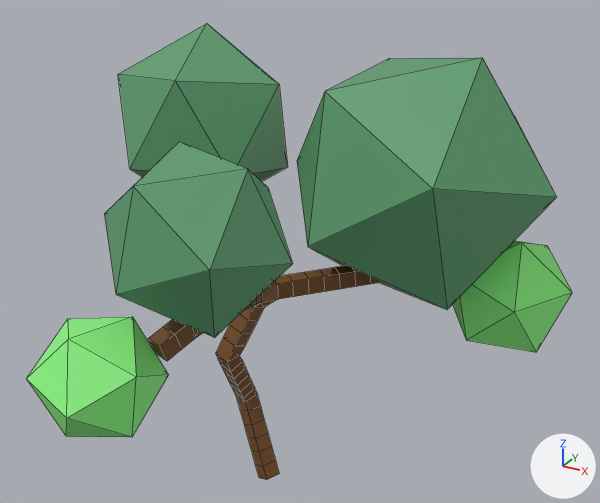
A saved change to the Blender file src/models/Tree.blend.
Camera for both pictures: a 50 mm camera at (11.5, -18.82, 17.68) aimed at (0.84, 0.55, 7.99). Arrows for +X, +Y and +Z are at lower right; the lights stay in place. Mesh edges are drawn as thin lines.

Script lines for the objects in view, before the commit:
```python
ob_branch = bpy.data.objects.new('Branch', me_cube)
ob_branch.location = (0.0, 0.0, 0.0)
ob_icosphere = bpy.data.objects.new('Icosphere', me_icosphere_001)
ob_icosphere.location = (-0.66, -6.46, 7.16)
ob_icosphere.rotation_euler = (0.524, 0.0, 0.0)  # degrees (30, 0, 0)
ob_icosphere.scale = (1.62, 1.62, 1.62)
ob_icosphere_002 = bpy.data.objects.new('Icosphere.002', me_icosphere_003)
ob_icosphere_002.location = (5.92, 4.77, 6.05)
ob_icosphere_002.rotation_euler = (0.124, -0.806, -0.718)  # degrees (7.1, -46, -41)
ob_icosphere_002.scale = (-2.04, -2.04, -2.04)
ob_icosphere_003 = bpy.data.objects.new('Icosphere.003', me_icosphere_004)
ob_icosphere_003.location = (-4.28, 3.32, 10.54)
ob_icosphere_003.rotation_euler = (2.843, 1.245, 0.952)  # degrees (163, 71, 55)
ob_icosphere_003.scale = (-3.15, -3.15, -3.15)
ob_icosphere_004 = bpy.data.objects.new('Icosphere.004', me_icosphere_005)
ob_icosphere_004.location = (3.07, 3.82, 9.64)
ob_icosphere_004.rotation_euler = (-0.282, -0.704, -0.403)  # degrees (-16, -40, -23)
ob_icosphere_004.scale = (-4.16, -4.16, -4.16)
ob_icosphere_005 = bpy.data.objects.new('Icosphere.005', me_icosphere_006)
ob_icosphere_005.location = (1.02, -4.65, 10.36)
ob_icosphere_005.rotation_euler = (-1.251, 0.339, -0.199)  # degrees (-72, 19, -11)
ob_icosphere_005.scale = (-2.29, -2.29, -2.29)
```
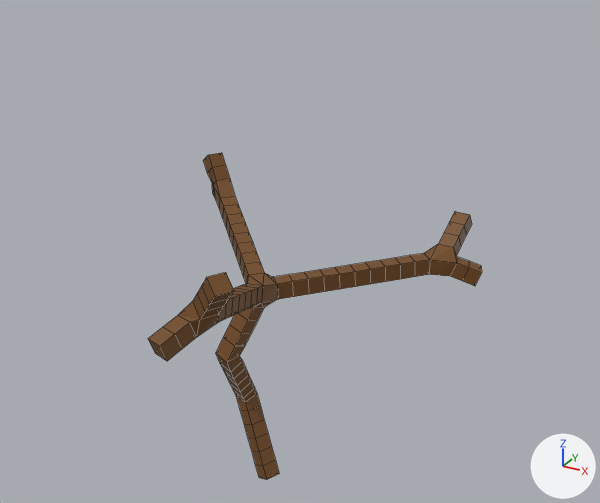
Edits to the bpy script that builds the scene:
```text
Remove ob_icosphere:
    ob_icosphere = bpy.data.objects.new('Icosphere', me_icosphere_001)
    ob_icosphere.location = (-0.66, -6.46, 7.16)
    ob_icosphere.rotation_euler = (0.524, 0.0, 0.0)  # degrees (30, 0, 0)
    ob_icosphere.scale = (1.62, 1.62, 1.62)
Remove ob_icosphere_002:
    ob_icosphere_002 = bpy.data.objects.new('Icosphere.002', me_icosphere_003)
    ob_icosphere_002.location = (5.92, 4.77, 6.05)
    ob_icosphere_002.rotation_euler = (0.124, -0.806, -0.718)  # degrees (7.1, -46, -41)
    ob_icosphere_002.scale = (-2.04, -2.04, -2.04)
Remove ob_icosphere_003:
    ob_icosphere_003 = bpy.data.objects.new('Icosphere.003', me_icosphere_004)
    ob_icosphere_003.location = (-4.28, 3.32, 10.54)
    ob_icosphere_003.rotation_euler = (2.843, 1.245, 0.952)  # degrees (163, 71, 55)
    ob_icosphere_003.scale = (-3.15, -3.15, -3.15)
Remove ob_icosphere_004:
    ob_icosphere_004 = bpy.data.objects.new('Icosphere.004', me_icosphere_005)
    ob_icosphere_004.location = (3.07, 3.82, 9.64)
    ob_icosphere_004.rotation_euler = (-0.282, -0.704, -0.403)  # degrees (-16, -40, -23)
    ob_icosphere_004.scale = (-4.16, -4.16, -4.16)
Remove ob_icosphere_005:
    ob_icosphere_005 = bpy.data.objects.new('Icosphere.005', me_icosphere_006)
    ob_icosphere_005.location = (1.02, -4.65, 10.36)
    ob_icosphere_005.rotation_euler = (-1.251, 0.339, -0.199)  # degrees (-72, 19, -11)
    ob_icosphere_005.scale = (-2.29, -2.29, -2.29)
```

Pixel boxes (x1, y1, x2, y2) of what changed, in the pictures (600 x 503 px):
'Icosphere.004', deleted (green): before (297, 57, 556, 310)
'Icosphere.005', deleted (green): before (104, 142, 293, 338)
'Icosphere.003', deleted (green): before (118, 23, 288, 182)
'Icosphere', deleted (green): before (26, 317, 169, 437)
'Icosphere.002', deleted (green): before (452, 241, 572, 352)
